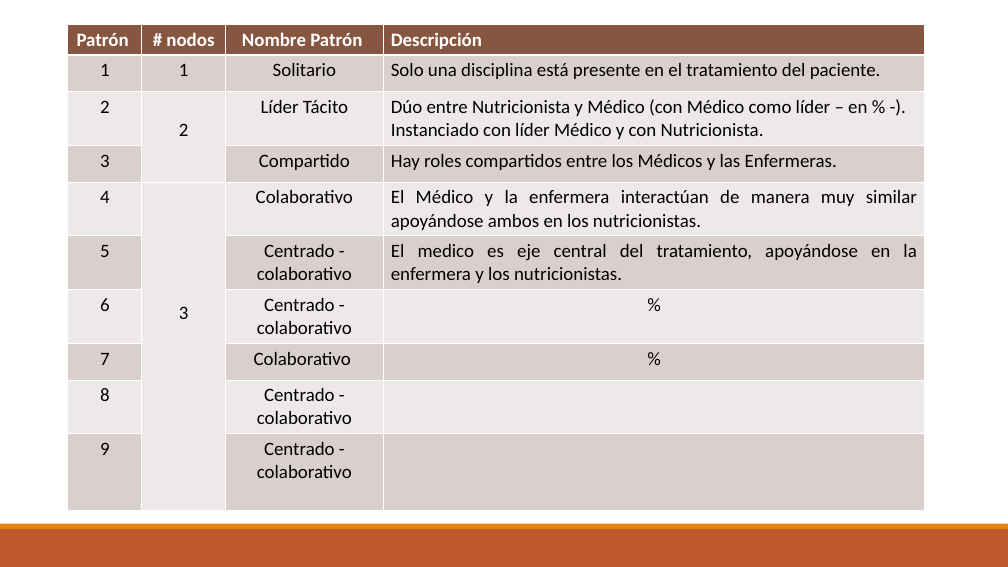
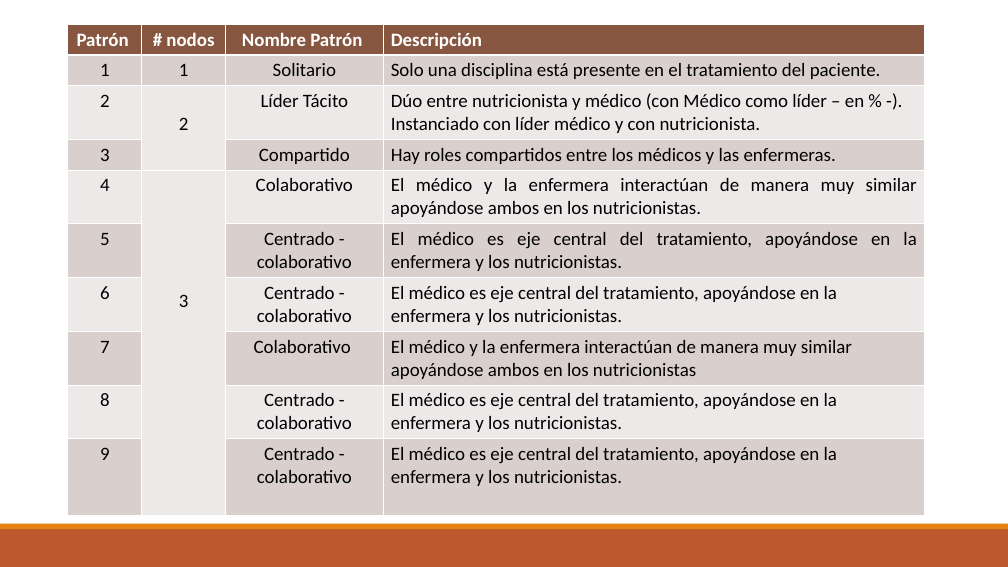
Before and after one commit to cealvarez/Repo-FONDECYT, a slide deck: slide 20 of Tesis/Nicolas/Análisis de Datos.pptx. Drawn at 1008x567 pixels with LibreOffice and Linux fonts; fonts in the diff are those of the drawing. Boxes give left, top, right and bottom in pixels: in the first picture for what was removed or moved away, otherwise in the second. Text is boxed around its words. In the diff, an @@ line names an element or a change of style, - is before the commit and + after.

Commit message:
Enfermeras solas y arreglo de ppt

```diff
--- a/Tesis/Nicolas/Análisis de Datos.pptx
+++ b/Tesis/Nicolas/Análisis de Datos.pptx
@@ table at [67, 24, 925, 508] @@
-row 3, column 4: Dúo entre Nutricionista y Médico (con Médico como líder – en % -). / Instanciado con líder Médico y con Nutricionista.
+row 3, column 4: Dúo entre nutricionista y médico (con Médico como líder – en % -). / Instanciado con líder médico y con nutricionista.
-row 4, column 4: Hay roles compartidos entre los Médicos y las Enfermeras.
+row 4, column 4: Hay roles compartidos entre los médicos y las enfermeras.
-row 5, column 4: El Médico y la enfermera interactúan de manera muy similar apoyándose ambos en los nutricionistas.
+row 5, column 4: El médico y la enfermera interactúan de manera muy similar apoyándose ambos en los nutricionistas.
-row 6, column 4: El medico es eje central del tratamiento, apoyándose en la enfermera y los nutricionistas.
+row 6, column 4: El médico es eje central del tratamiento, apoyándose en la enfermera y los nutricionistas.
-row 7, column 4: %
+row 7, column 4: El médico es eje central del tratamiento, apoyándose en la enfermera y los nutricionistas.
-row 8, column 4: %
+row 8, column 4: El médico y la enfermera interactúan de manera muy similar apoyándose ambos en los nutricionistas
-row 9, column 4: 
+row 9, column 4: El médico es eje central del tratamiento, apoyándose en la enfermera y los nutricionistas.
-row 10, column 4: 
+row 10, column 4: El médico es eje central del tratamiento, apoyándose en la enfermera y los nutricionistas.
```
Also in this commit, not shown: 1 other file.
